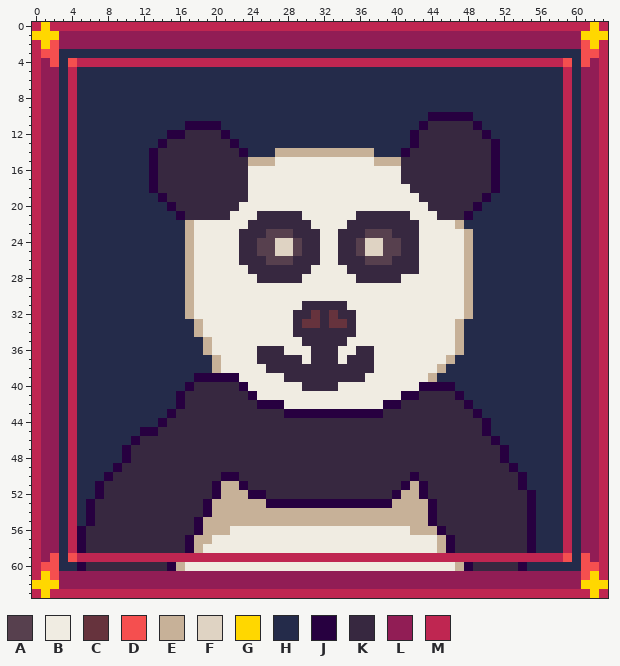
Two versions of one pixel-art sprite, Assets/Sprites/profile_panda.png. Above, as it was before the edit.
The file is 64x64 pixels.
Palette (. is transparent): A #57404e  B #f0ece2  C #66333d  D #f54f4f  E #c7b198  F #dfd3c3  G #ffd700  H #242b4a  J #270040  K #372840  L #911d55  M #bf2651
The same view after the edit:
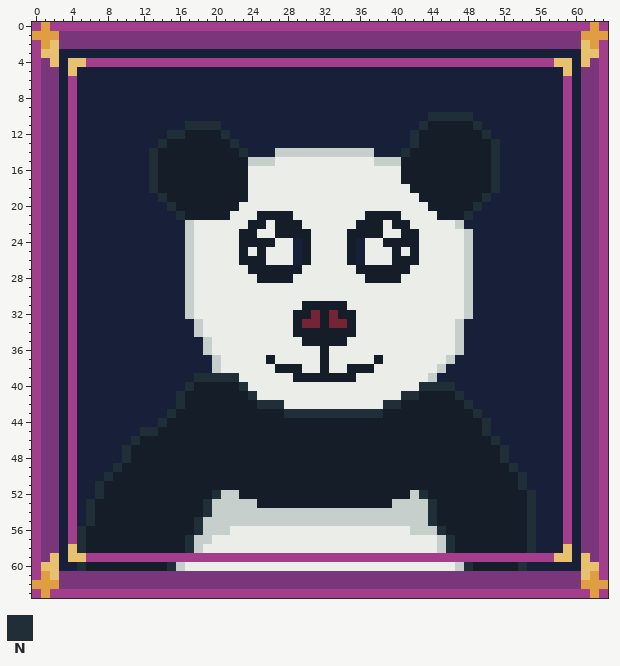
Colours new in this view: N #202e37
The exact change:
colour B: #f0ece2 -> #ebede9
colour C: #66333d -> #752438
colour D: #f54f4f -> #e8c170
colour E: #c7b198 -> #c7cfcc
colour G: #ffd700 -> #de9e41
colour H: #242b4a -> #172038
colour K: #372840 -> #151d28
colour L: #911d55 -> #7a367b
colour M: #bf2651 -> #a23e8c
y 4: x 5 M -> D; x 58 M -> D
y 5: x 4 M -> D; x 59 M -> D
y 10: x 44..48 JJJJJ -> NNNNN
y 11: x 17..20 JJJJ -> NNNN; x 43 J -> N; x 49 J -> N
y 12: x 15..16 JJ -> NN; x 21 J -> N; x 42 J -> N; x 50 J -> N
y 13: x 14 J -> N; x 22 J -> N; x 42 J -> N; x 51 J -> N
y 14: x 13 J -> N; x 23 J -> N; x 41 J -> N; x 51 J -> N
y 15..18: x 13 J -> N; x 51 J -> N
y 19: x 14 J -> N; x 50 J -> N
y 20: x 15 J -> N; x 49 J -> N
y 21: x 16 J -> N; x 29 K -> B; x 36 K -> B; x 41 K -> B; x 48 J -> N
y 22: x 26 K -> B; x 30 K -> B; x 35 K -> B; x 39 K -> B; x 42 K -> B
y 23: x 25..28 KAAA -> BBKK; x 31 K -> B; x 34 K -> B; x 37..40 AAAK -> KKBB
y 24: x 25..29 AAFFA -> KKBBH; x 31 K -> B; x 34 K -> B; x 36..40 AFFAA -> HBBKK
y 25: x 24..29 KAAFFA -> BKBBBH; x 31 K -> B; x 34 K -> B; x 36..41 AFFAAK -> HBBBKB
y 26: x 26..29 AAAK -> BBBH; x 31 K -> B; x 34 K -> B; x 36..39 KAAA -> HBBB
y 27: x 30 K -> B; x 35 K -> B; x 42 K -> B
y 28: x 29 K -> B; x 36 K -> B
y 36: x 25..27 KKK -> BBB; x 31 K -> B; x 33 K -> B; x 36..37 KK -> BB
y 37: x 25 K -> B; x 27..29 KKK -> BBB; x 31 K -> B; x 33 K -> B; x 35..38 KKKB -> BBBK
y 38: x 26 K -> B; x 30..31 KK -> BB; x 33..34 KK -> BB
y 39: x 18..22 JJJJJ -> NNNNN; x 28 K -> B; x 36 K -> B
y 40: x 17 J -> N; x 23 J -> N; x 30..33 KKKK -> BBBB; x 43..46 JJJJ -> NNNN
y 41: x 16 J -> N; x 24 J -> N; x 41..42 JJ -> NN; x 47 J -> N
y 42: x 16 J -> N; x 25..27 JJJ -> NNN; x 39..40 JJ -> NN; x 48 J -> N
y 43: x 15 J -> N; x 28..38 JJJJJJJJJJJ -> NNNNNNNNNNN; x 49 J -> N
y 44: x 14 J -> N; x 50 J -> N
y 45: x 12..13 JJ -> NN; x 50 J -> N
y 46: x 11 J -> N; x 51 J -> N
y 47..48: x 10 J -> N; x 52 J -> N
y 49: x 9 J -> N; x 53 J -> N
y 50: x 8 J -> N; x 21..22 JJ -> KK; x 42 J -> K; x 54 J -> N
y 51: x 7 J -> N; x 20..23 JEEJ -> KKKK; x 41..43 JEJ -> KKK; x 54 J -> N
y 52: x 7 J -> N; x 20 J -> N; x 23..25 EJJ -> KKK; x 40..41 JE -> KK; x 43 J -> N; x 55 J -> N
y 53: x 6 J -> N; x 19 J -> N; x 25..39 EJJJJJJJJJJJJJJ -> KKKKKKKKKKKKKKK; x 44 J -> N; x 55 J -> N
y 54: x 6 J -> N; x 19 J -> N; x 44 J -> N; x 55 J -> N
y 55: x 6 J -> N; x 18 J -> N; x 44 J -> N; x 55 J -> N
y 56: x 5 J -> N; x 18 J -> N; x 45 J -> N; x 55 J -> N
y 57: x 5 J -> N; x 17 J -> N; x 46 J -> N; x 55 J -> N
y 58: x 4..5 MJ -> DN; x 17 J -> N; x 46 J -> N; x 55 J -> N; x 59 M -> D
y 59: x 5 M -> D; x 58 M -> D
y 60: x 5 J -> N; x 15 J -> N; x 48 J -> N; x 54 J -> N
